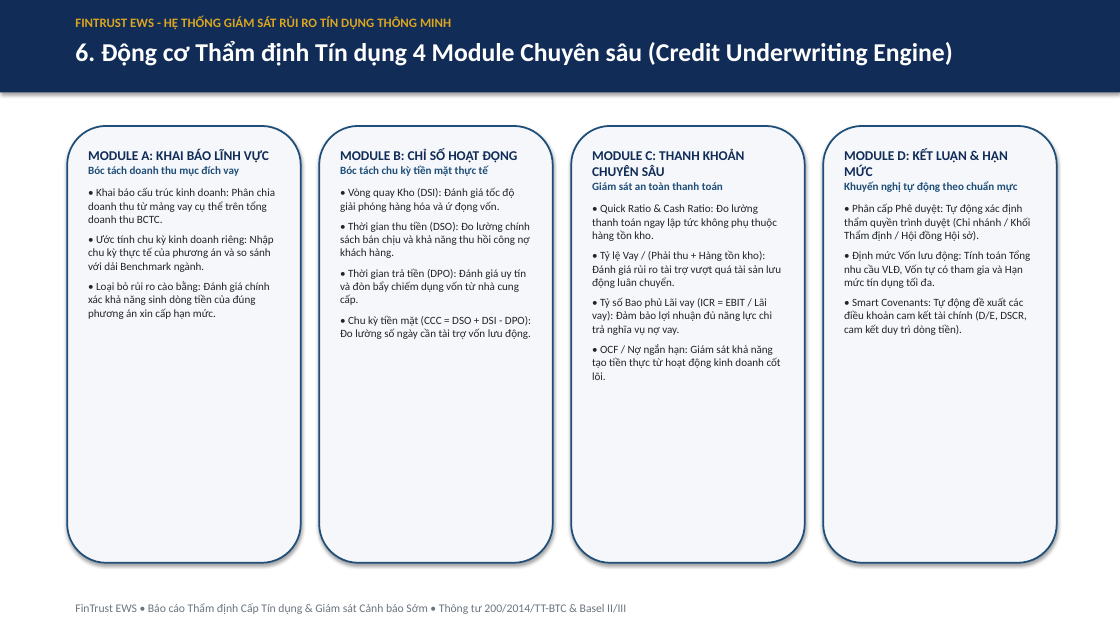
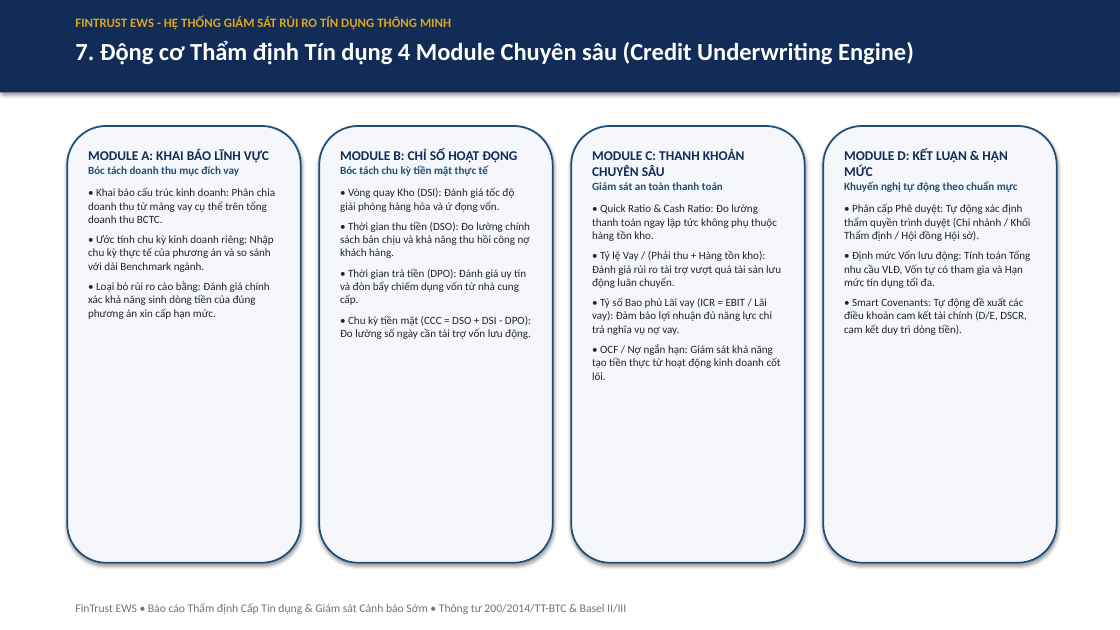
Before and after one commit to SelinaVu/Credit-Risk-Control, a slide deck: slide 8 of FinTrust_EWS_Bao_Cao_Hoi_Dong_Khoa_Hoc.pptx (slide 7 before the commit). Drawn at 1120x630 pixels with LibreOffice and Linux fonts; fonts in the diff are those of the drawing. Boxes give left, top, right and bottom in pixels: in the first picture for what was removed or moved away, otherwise in the second. Text is boxed around its words. In the diff, an @@ line names an element or a change of style, - is before the commit and + after.

```diff
--- a/FinTrust_EWS_Bao_Cao_Hoi_Dong_Khoa_Hoc.pptx
+++ b/FinTrust_EWS_Bao_Cao_Hoi_Dong_Khoa_Hoc.pptx
@@ text at bbox=[75, 40, 914, 65]: text changed; size 22 to 21 pt @@
-6. Động cơ Thẩm định Tín dụng 4 Module Chuyên sâu (Credit Underwriting Engine)
+7. Động cơ Thẩm định Tín dụng 4 Module Chuyên sâu (Credit Underwriting Engine)
```
Also in this commit, not shown: 9 other slides changed, 1 slide added, 1 other file.
